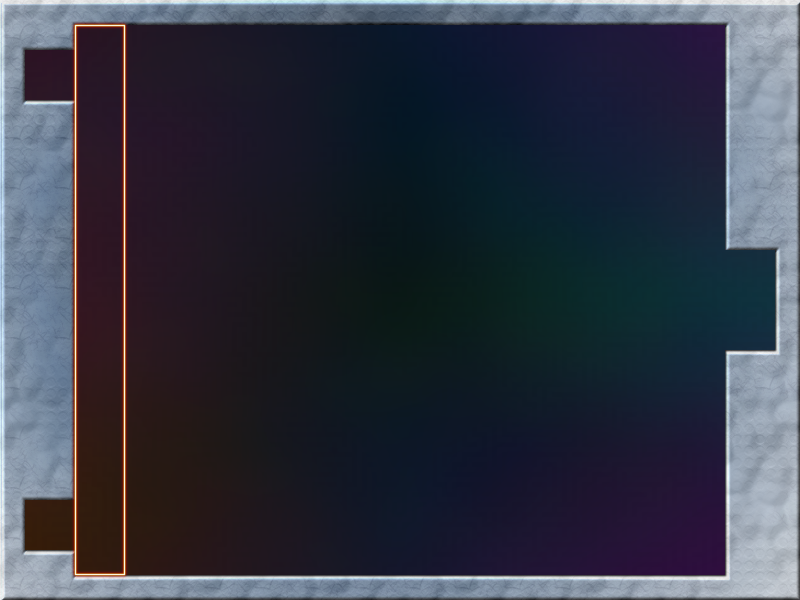
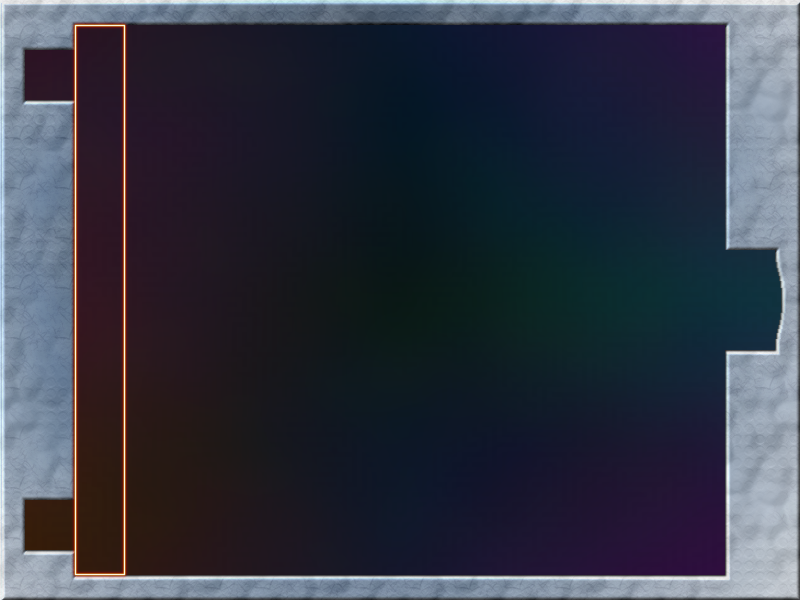
Before/after of a (800, 600) layered artwork. What changed in the layer stack:
added layer "Clipboard" above "New Layer#6" over [775,250,800,351]
painted on "Drop Shadow#1" over [775,257,778,347]
painted on "Drop Shadow" over [775,257,778,347]
painted on "New Layer#2" over [775,257,798,347]
painted on "New Layer#1" over [775,257,798,347]
painted on "New Layer" over [775,257,798,347]
painted on "Background" over [775,257,798,347]
